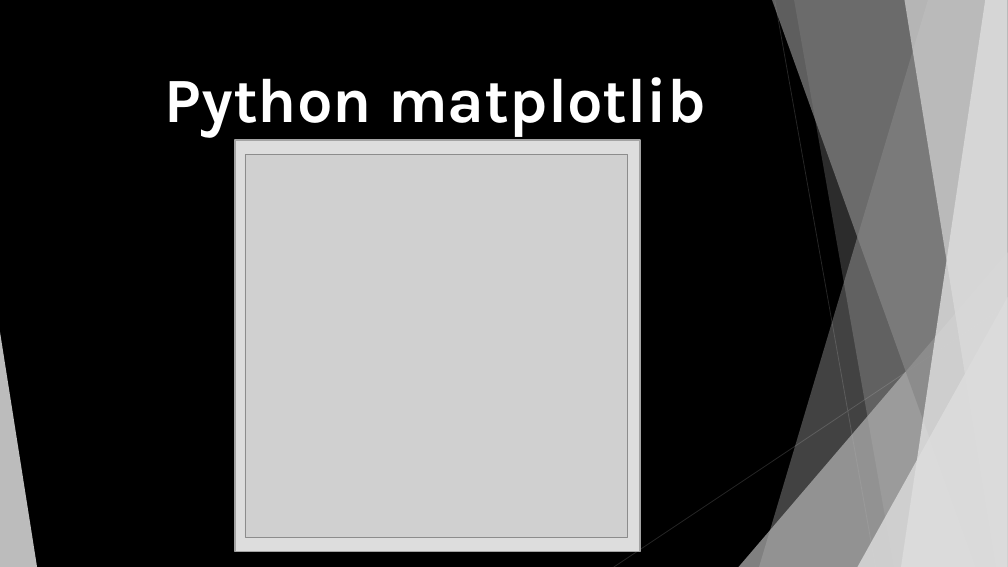
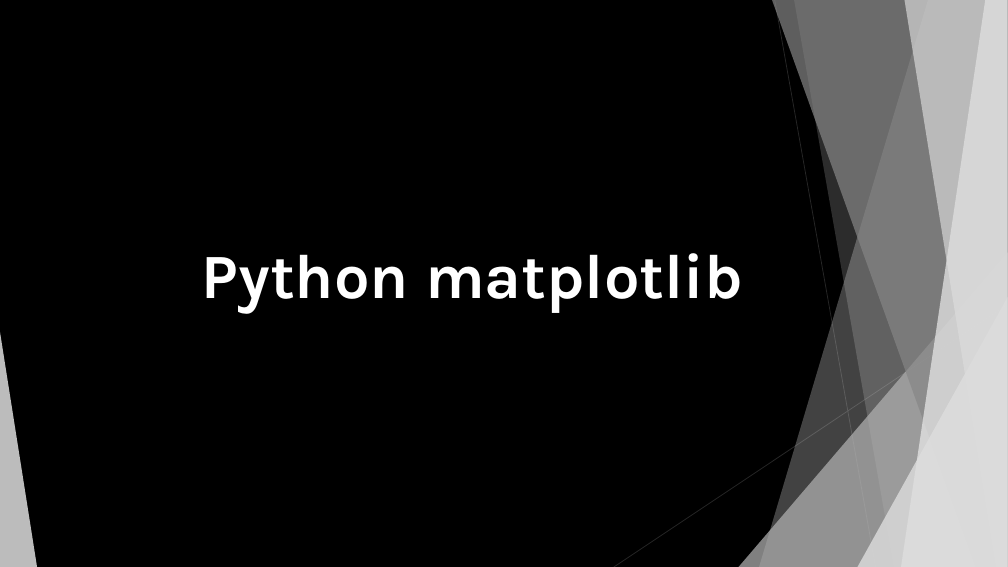
Before and after one commit to Karl0007/math-every-where, a slide deck: slide 16 of 无处不在的数学——随机杂谈.pptx. Drawn at 1008x567 pixels with LibreOffice and Linux fonts; fonts in the diff are those of the drawing; grey boxes stand for pictures. Boxes give left, top, right and bottom in pixels: in the first picture for what was removed or moved away, otherwise in the second. Text is boxed around its words. In the diff, an @@ line names an element or a change of style, - is before the commit and + after.

```diff
--- a/无处不在的数学——随机杂谈.pptx
+++ b/无处不在的数学——随机杂谈.pptx
@@ rectangle removed at [235, 140, 640, 551] @@
@@ picture removed at [245, 154, 628, 538] @@
@@ text "Python matplotlib": place and size @@
-text "Python matplotlib" at [165, 77, 706, 138]
+text "Python matplotlib" at [202, 253, 743, 314]
```
Also in this commit, not shown: 1 other slide changed, 2 other files.
